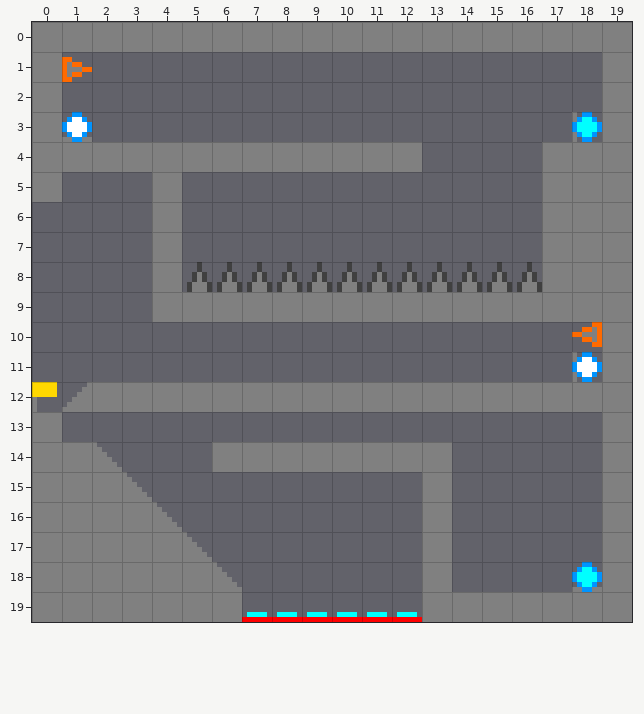
Level history. Tiled map: docs/PairProject/Rooms/room0.tmx. This is how it looked before the edit.
Cells are 6x6 px. Shown: x 0..19, y 0..19.
New version:
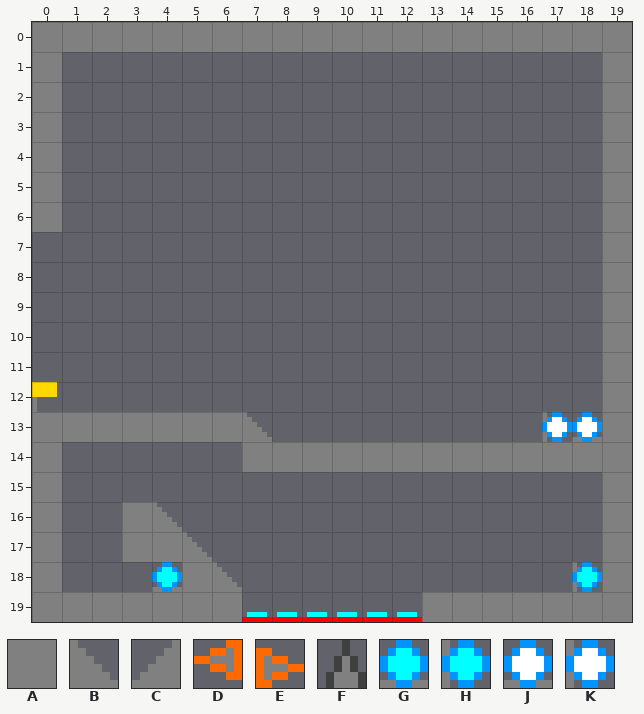
Key: from "Obstacles": A 0, B 2, C 2 turned 270, D 3 turned 270, E 3 turned 90, F 4, G 5, H 5 turned 90, J 9, K 9 turned 90.
_ is an empty cell.
Tiles of an added or newly shown layer are drawn over the layers below it.
What changed:
{"where": "layer \"Room 3\" (now hidden)"}
{"y":1,"x":1,"old":"E","new":"_"}
{"y":3,"x":1,"old":"J","new":"_"}
{"y":3,"x":18,"old":"H","new":"_"}
{"y":4,"x":1,"old":"AAAAAAAAAAAA","new":"____________"}
{"y":4,"x":17,"old":"AA","new":"__"}
{"y":5,"x":4,"old":"A","new":"_"}
{"y":5,"x":17,"old":"AA","new":"__"}
{"y":6,"x":4,"old":"A","new":"_"}
{"y":6,"x":17,"old":"AA","new":"__"}
{"y":7,"x":4,"old":"A","new":"_"}
{"y":7,"x":17,"old":"AA","new":"__"}
{"y":8,"x":4,"old":"AFFFFFFFFFFFFAA","new":"_______________"}
{"y":9,"x":4,"old":"AAAAAAAAAAAAAAA","new":"_______________"}
{"y":10,"x":18,"old":"D","new":"_"}
{"y":11,"x":18,"old":"K","new":"_"}
{"y":12,"x":1,"old":"CAAAAAAAAAAAAAAAAA","new":"__________________"}
{"y":14,"x":1,"old":"AB","new":"__"}
{"y":14,"x":6,"old":"A","new":"_"}
{"y":15,"x":1,"old":"AAB","new":"___"}
{"y":15,"x":13,"old":"A","new":"_"}
{"y":16,"x":1,"old":"AA","new":"__"}
{"y":16,"x":13,"old":"A","new":"_"}
{"y":17,"x":1,"old":"AA","new":"__"}
{"y":17,"x":13,"old":"A","new":"_"}
{"y":18,"x":1,"old":"AAAA","new":"____"}
{"y":18,"x":13,"old":"A","new":"_"}
{"y":18,"x":18,"old":"G","new":"_"}
{"where": "layer \"Room 17\" (now shown)"}
{"y":6,"x":0,"old":"_","new":"A"}
{"y":13,"x":1,"old":"_______","new":"AAAAAAB"}
{"y":13,"x":17,"old":"__","new":"KJ"}
{"y":14,"x":14,"old":"_____","new":"AAAAA"}
{"y":18,"x":4,"old":"_","new":"G"}
{"y":18,"x":18,"old":"_","new":"H"}
{"label":"removed","picture_box":[62,57,92,82]}
{"label":"changed","picture_box":[62,112,602,592]}
{"label":"added","picture_box":[32,202,62,232]}
